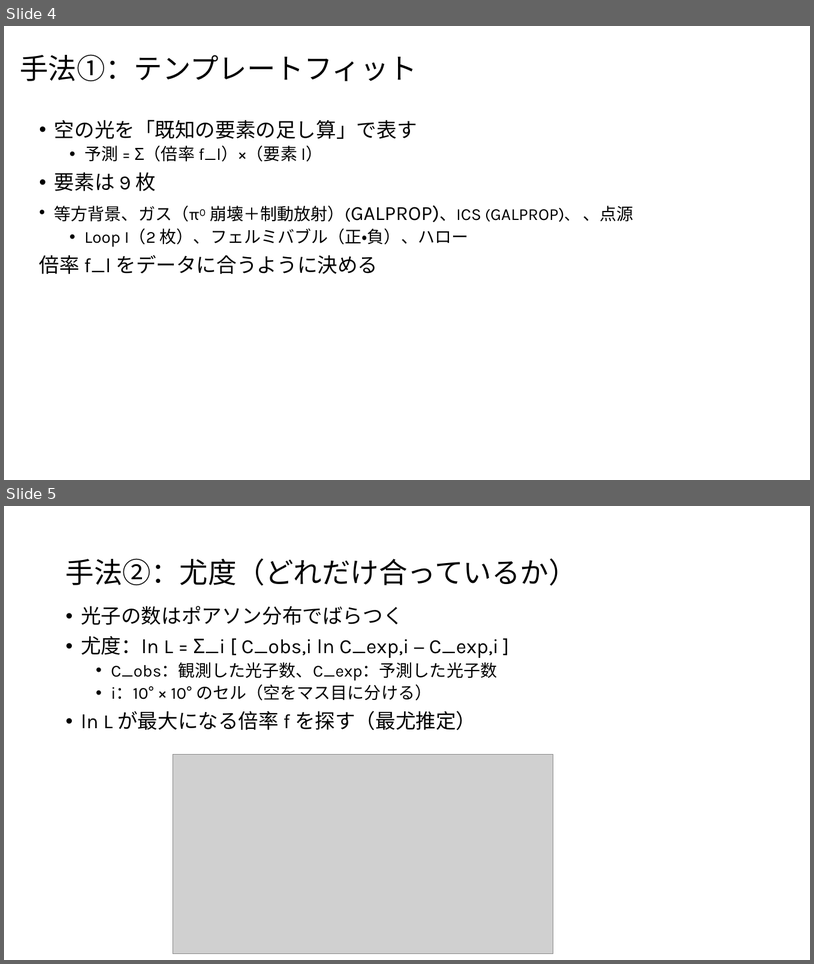
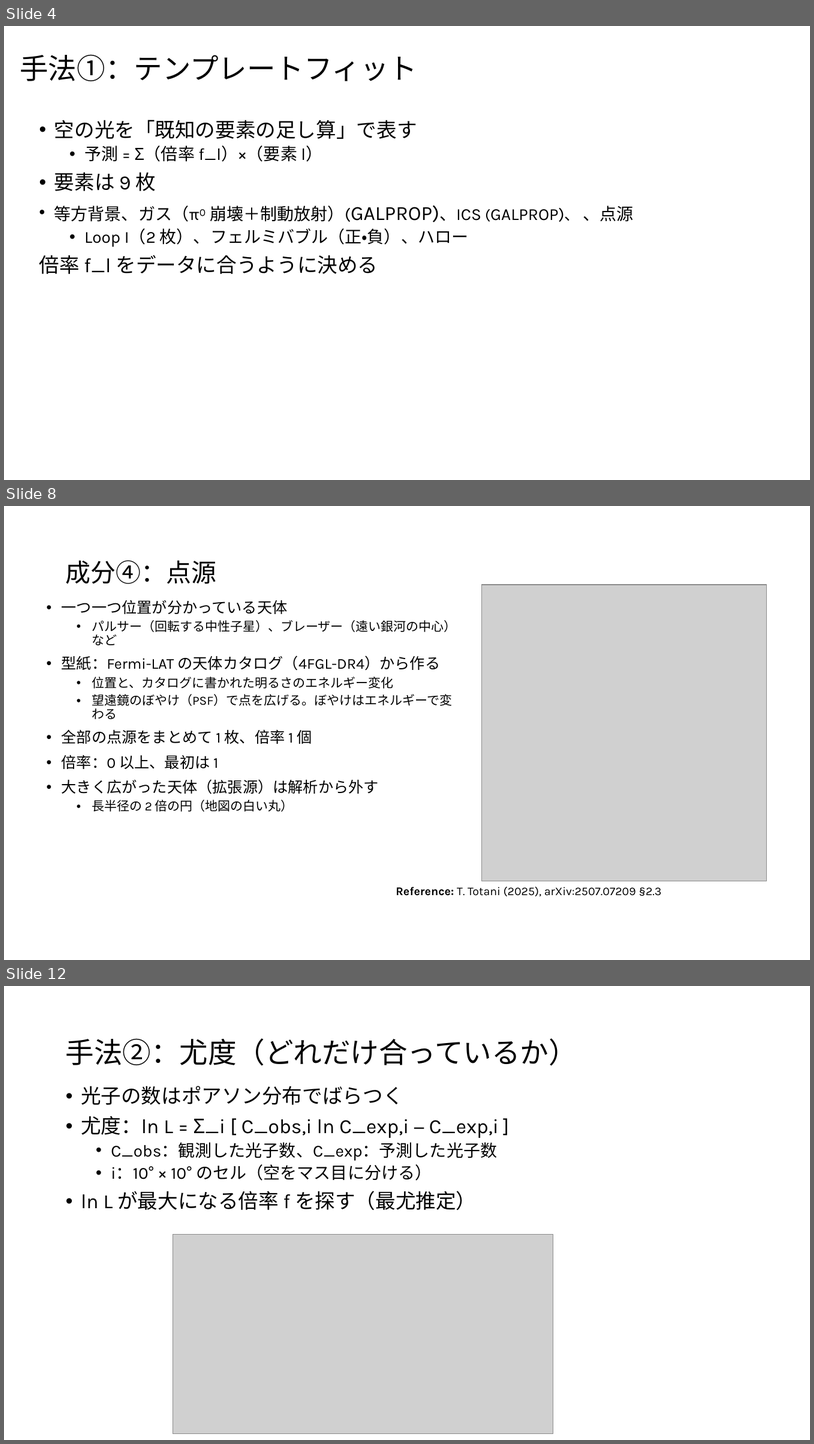
Before and after one commit to Mikann20041029/darkmatter-slides, a slide deck: slides/2026-10-02_研究進捗報告_claude.pptx. Shown one above the other, each under a label of ours: slides 4 and 5 before the commit, slides 4, 8 and 12 after it; the slides between them are not shown. The pictures are 814x964 and 814x1444 pixels, drawn with LibreOffice and Linux fonts; fonts in the diff are those of the drawing; grey boxes stand for pictures. Boxes give left, top, right and bottom in pixels: in the first picture for what was removed or moved away, otherwise in the second. Text is boxed around its words. In the diff, an @@ line names an element or a change of style, - is before the commit and + after.

```diff
--- a/slides/2026-10-02_研究進捗報告_claude.pptx
+++ b/slides/2026-10-02_研究進捗報告_claude.pptx
@@ slide 8 added at bbox=[4, 506, 810, 960], background #FFFFFF @@
@@ title added at bbox=[65, 560, 216, 584], 30 pt, text #000000 @@
+成分④：点源
@@ picture added at bbox=[482, 585, 767, 881] @@
@@ text added at bbox=[62, 600, 456, 811], 15 pt, text #000000 @@
+• 一つ一つ位置が分かっている天体
+  • パルサー（回転する中性子星）、ブレーザー（遠い銀河の中心）など
+• 型紙：Fermi-LAT の天体カタログ（4FGL-DR4）から作る
+  • 位置と、カタログに書かれた明るさのエネルギー変化
+  • 望遠鏡のぼやけ（PSF）で点を広げる。ぼやけはエネルギーで変わる
+• 全部の点源をまとめて 1 枚、倍率 1 個
+• 倍率：0 以上、最初は 1
+• 大きく広がった天体（拡張源）は解析から外す
+  • 長半径の 2 倍の円（地図の白い丸）
@@ text added at bbox=[396, 886, 662, 896], 14 pt, text #000000 @@
+Reference: T. Totani (2025), arXiv:2507.07209 §2.3
@@ what was slide 5 is now slide 12 @@
```
Also in this commit, not shown: 6 other slides added, 11 other files.
